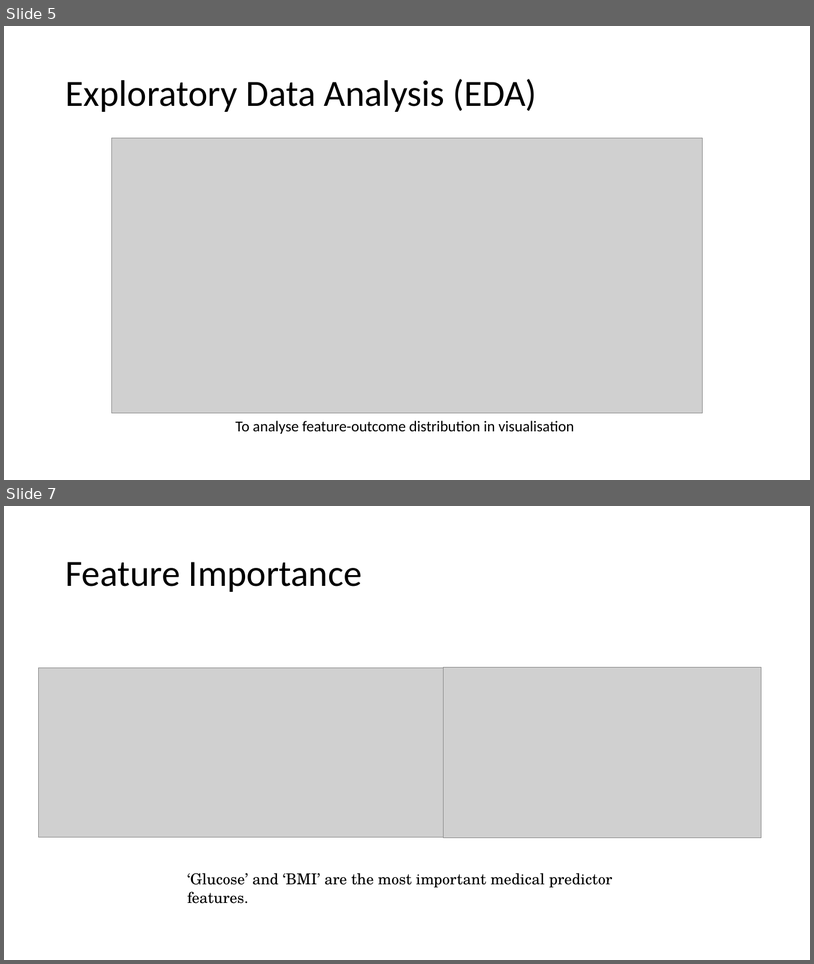
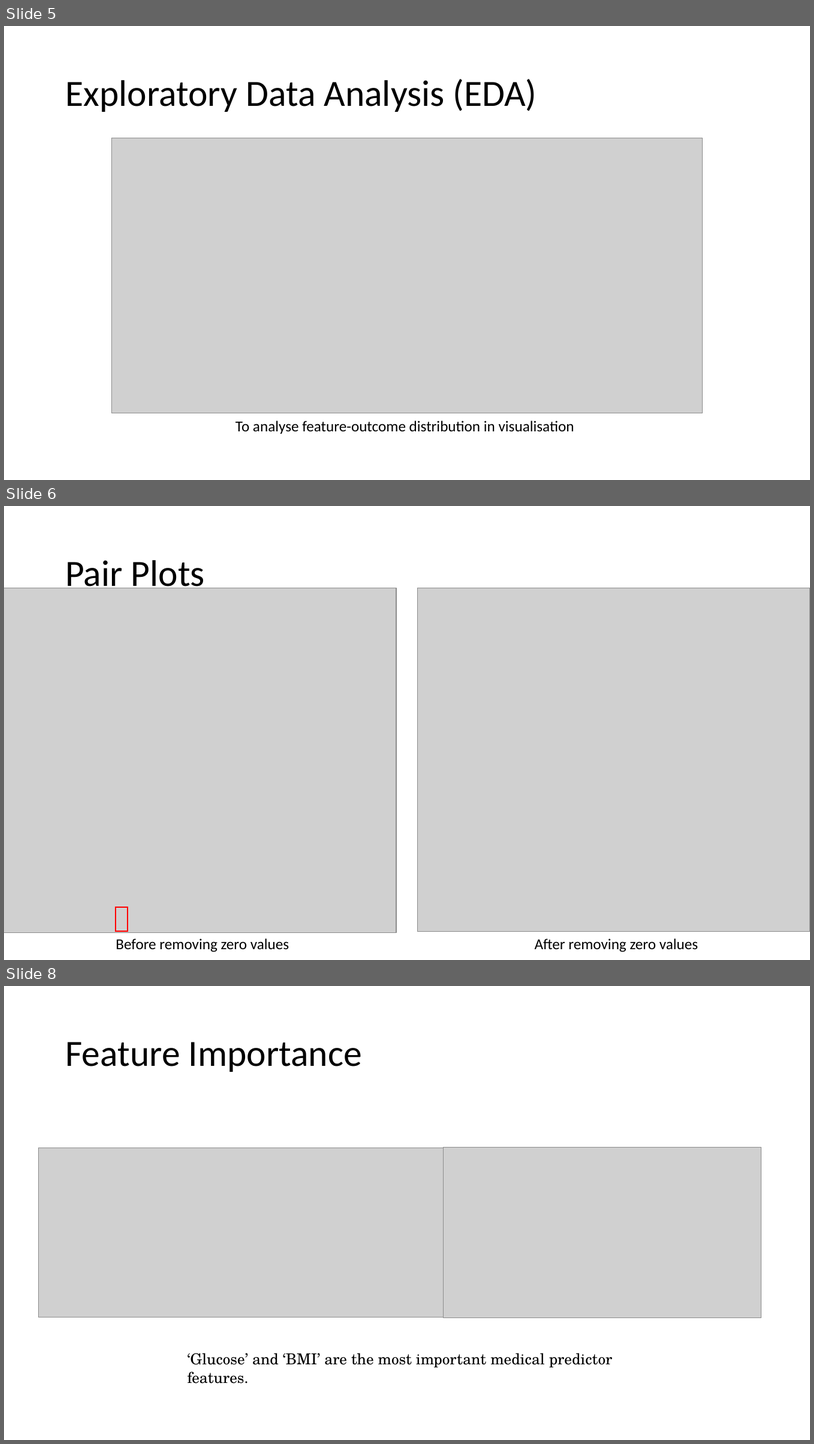
Before and after one commit to JNYH/diabetes_classifier, a slide deck: diabetes_classifier.pptx. Shown one above the other, each under a label of ours: slides 5 and 7 before the commit, slides 5, 6 and 8 after it; the slides between them are not shown. The pictures are 814x964 and 814x1444 pixels, drawn with LibreOffice and Linux fonts; fonts in the diff are those of the drawing; grey boxes stand for pictures. Boxes give left, top, right and bottom in pixels: in the first picture for what was removed or moved away, otherwise in the second. Text is boxed around its words. In the diff, an @@ line names an element or a change of style, - is before the commit and + after.

```diff
--- a/diabetes_classifier.pptx
+++ b/diabetes_classifier.pptx
@@ slide 6 added at [4, 506, 810, 960], background #FFFFFF @@
@@ title added at [65, 560, 205, 595], 44 pt, text #000000 @@
+Pair Plots
@@ picture added at [4, 588, 396, 933] @@
@@ picture added at [418, 588, 810, 931] @@
@@ rectangle added at [116, 906, 128, 931], outline #FF0000 1.5 pt @@
@@ text added at [116, 938, 289, 952], 18 pt, text #000000 @@
+Before removing zero values
@@ text added at [535, 938, 698, 952], 18 pt, text #000000 @@
+After removing zero values
@@ what was slide 7 is now slide 8 @@
```
Also in this commit, not shown: 1 slide changed.
